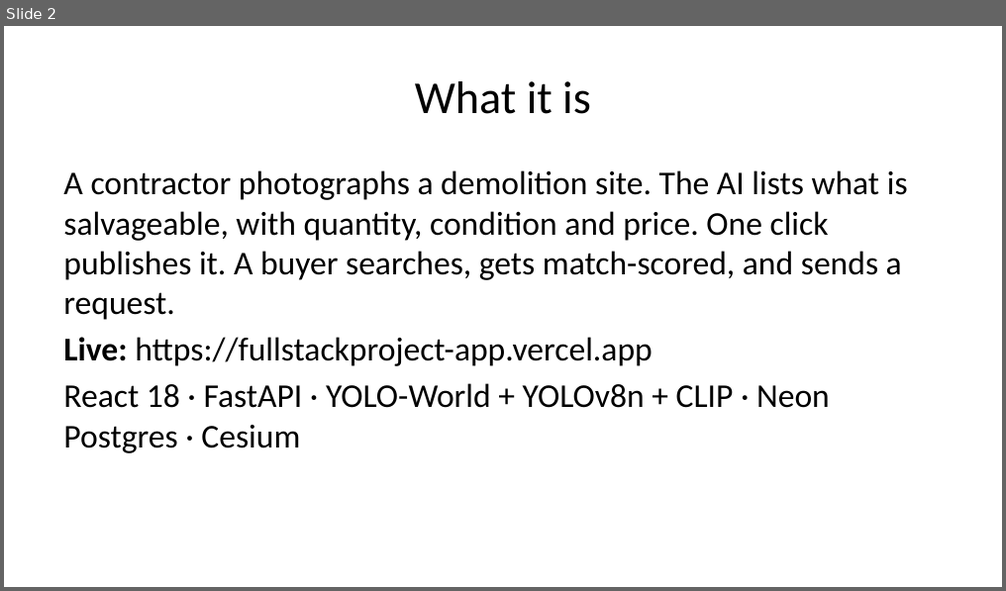
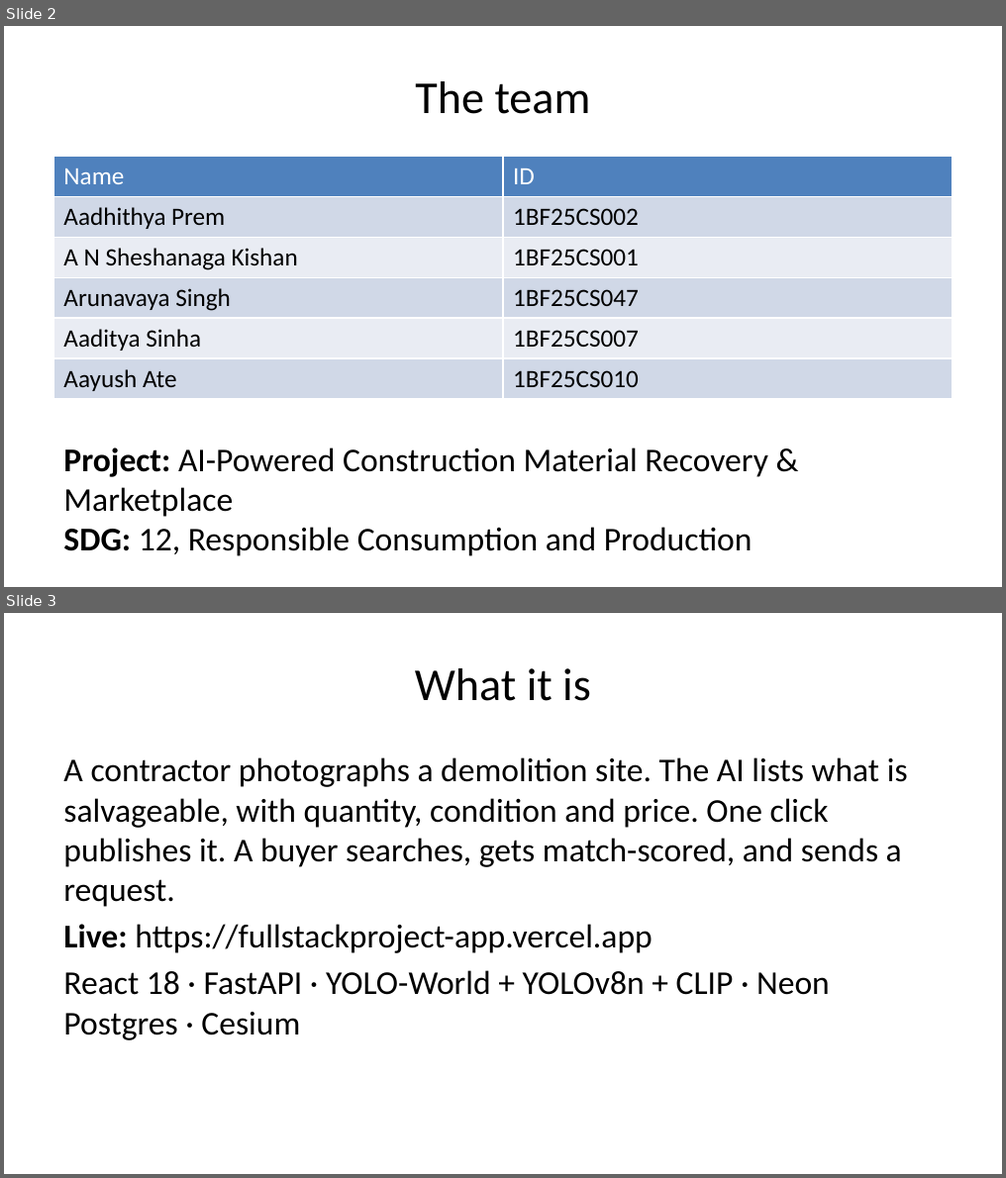
Before and after one commit to Aayush-Ate/urbanmine, a slide deck: docs/UrbanMine-Review-2026-11-02.pptx. Shown one above the other, each under a label of ours: slide 2 before the commit, slides 2 and 3 after it. The pictures are 1006x591 and 1006x1178 pixels, drawn with LibreOffice and Linux fonts; fonts in the diff are those of the drawing. Boxes give left, top, right and bottom in pixels: in the first picture for what was removed or moved away, otherwise in the second. Text is boxed around its words. In the diff, an @@ line names an element or a change of style, - is before the commit and + after.

```diff
--- a/docs/UrbanMine-Review-2026-11-02.pptx
+++ b/docs/UrbanMine-Review-2026-11-02.pptx
@@ slide 2 added at (4, 26, 1002, 587), background #FFFFFF @@
@@ title added at (415, 81, 591, 114), 33 pt, text #000000 @@
+The team
@@ table added at (54, 157, 952, 420), 6 rows, 2 columns @@
+Name | ID
+Aadhithya Prem | 1BF25CS002
+A N Sheshanaga Kishan | 1BF25CS001
+Arunavaya Singh | 1BF25CS047
+Aaditya Sinha | 1BF25CS007
+Aayush Ate | 1BF25CS010
@@ text added at (63, 448, 768, 557), 24 pt, text #000000 @@
+Project: AI-Powered Construction Material Recovery & Marketplace
+SDG: 12, Responsible Consumption and Production
@@ what was slide 2 is now slide 3 @@
```
Also in this commit, not shown: 1 slide changed, 1 other slide added, 1 other file.
